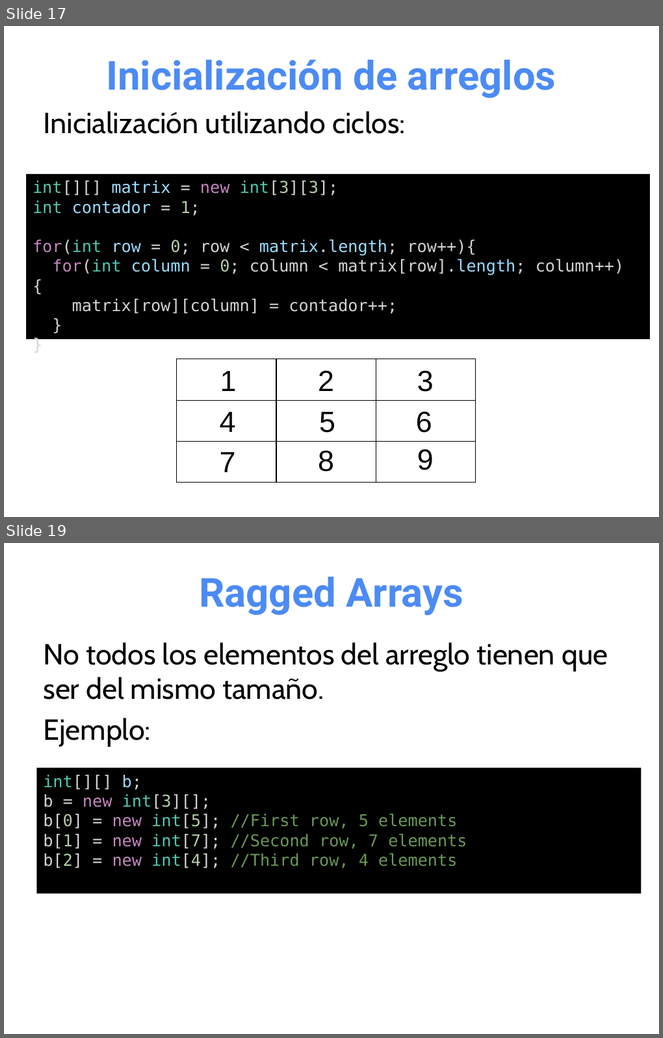
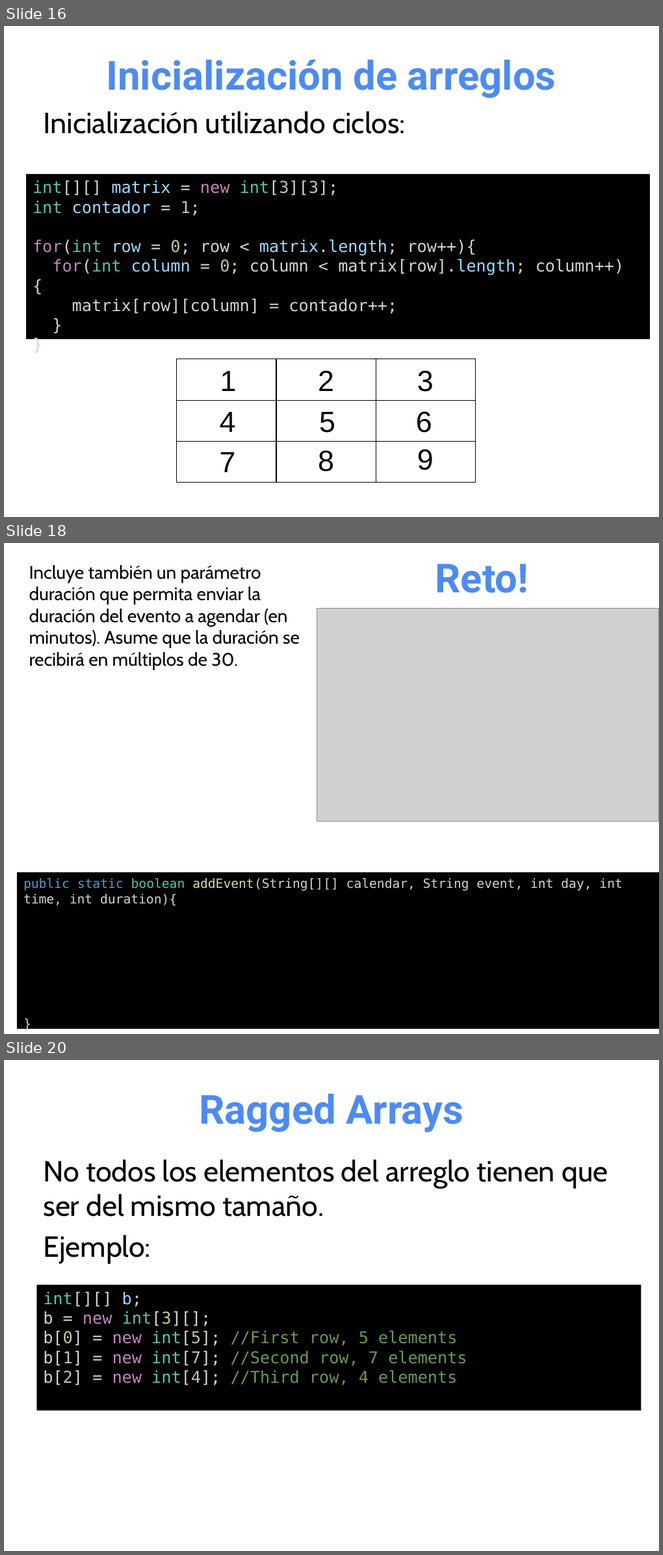
Before and after one commit to OMardil/INFO2, a slide deck: MOD01_Arreglos_multidimensionales/01 Presentacion/INFO2_MOD01-Arreglos_Multidimensionales.pptx. Shown one above the other, each under a label of ours: slides 17 and 19 before the commit, slides 16, 18 and 20 after it; the slides between them are not shown. The pictures are 663x1038 and 663x1555 pixels, drawn with LibreOffice and Linux fonts; fonts in the diff are those of the drawing; grey boxes stand for pictures. Boxes give left, top, right and bottom in pixels: in the first picture for what was removed or moved away, otherwise in the second. Text is boxed around its words. In the diff, an @@ line names an element or a change of style, - is before the commit and + after.

```diff
--- a/MOD01_Arreglos_multidimensionales/01 Presentacion/INFO2_MOD01-Arreglos_Multidimensionales.pptx
+++ b/MOD01_Arreglos_multidimensionales/01 Presentacion/INFO2_MOD01-Arreglos_Multidimensionales.pptx
@@ slide 18 added at (4, 543, 659, 1034), background #FFFFFF @@
@@ text added at (29, 565, 300, 670), 20 pt, text #000000 @@
+Incluye también un parámetro duración que permita enviar la duración del evento a agendar (en minutos). Asume que la duración se recibirá en múltiplos de 30.
@@ title added at (435, 564, 529, 593), 44 pt, text #4C8BF5, bold @@
+Reto!
@@ picture added at (317, 609, 659, 821) @@
@@ rectangle added at (17, 873, 659, 1029), fill #000000, 14 pt, text #D4D4D4 @@
+public static boolean addEvent(String[][] calendar, String event, int day, int time, int duration){
+}
@@ what was slide 17 is now slide 16 @@
@@ what was slide 19 is now slide 20 @@
```
Also in this commit, not shown: 6 slides changed, 1 other slide added, 1 slide removed, 2 other files.
